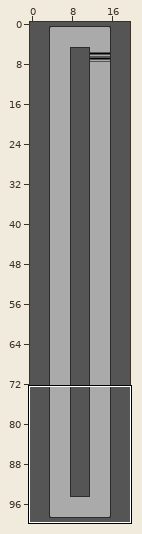
Level history. Tiled map: assets/maps/track2.tmx. The picture above shows the old version from afar; the outline marks the close-up.
Close-up. As it was:
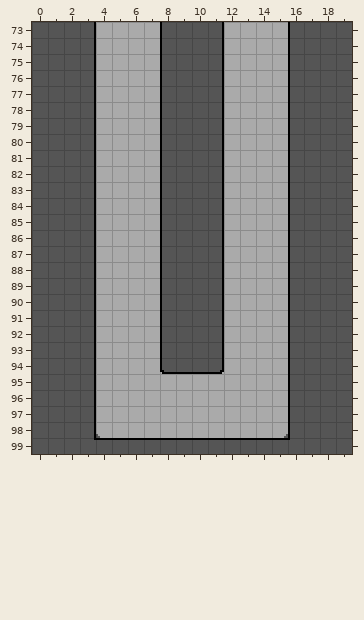
Cells are 8x8 px. Shown: x 0..19, y 73..99. The commit also changed other parts of the map, which this record leaves out.
After:
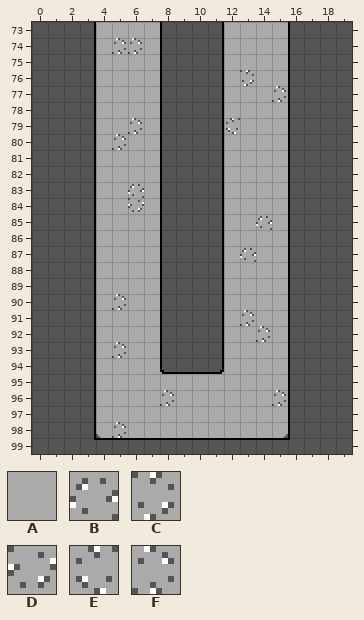
Key: from "track": A 1 "TILE_ROAD", B 13 "TILE_ROAD", C 13 flipped on the other diagonal "TILE_ROAD", D 13 turned 180 "TILE_ROAD", E 13 turned 270 "TILE_ROAD", F 13 turned 90 "TILE_ROAD".
_ is an empty cell.
The exact change:
Layer "Track":
The edit turns tile A into tile B in row 83 at x 6; in row 85 at x 14; in row 87 at x 13.
The edit turns tile A into tile C in row 76 at x 13.
The edit turns tile A into tile D in row 84 at x 6.
The edit turns tile A into tile E in row 79 at x 12.
The edit turns tile A into tile F in row 74 at x 5 to 6; in row 77 at x 15; in row 79 at x 6; in row 80 at x 5; in row 90 at x 5; in row 91 at x 13.
The edit turns tile A into tile F in row 92 at x 14; in row 93 at x 5; in row 96 at x 8 and 15; in row 98 at x 5.
